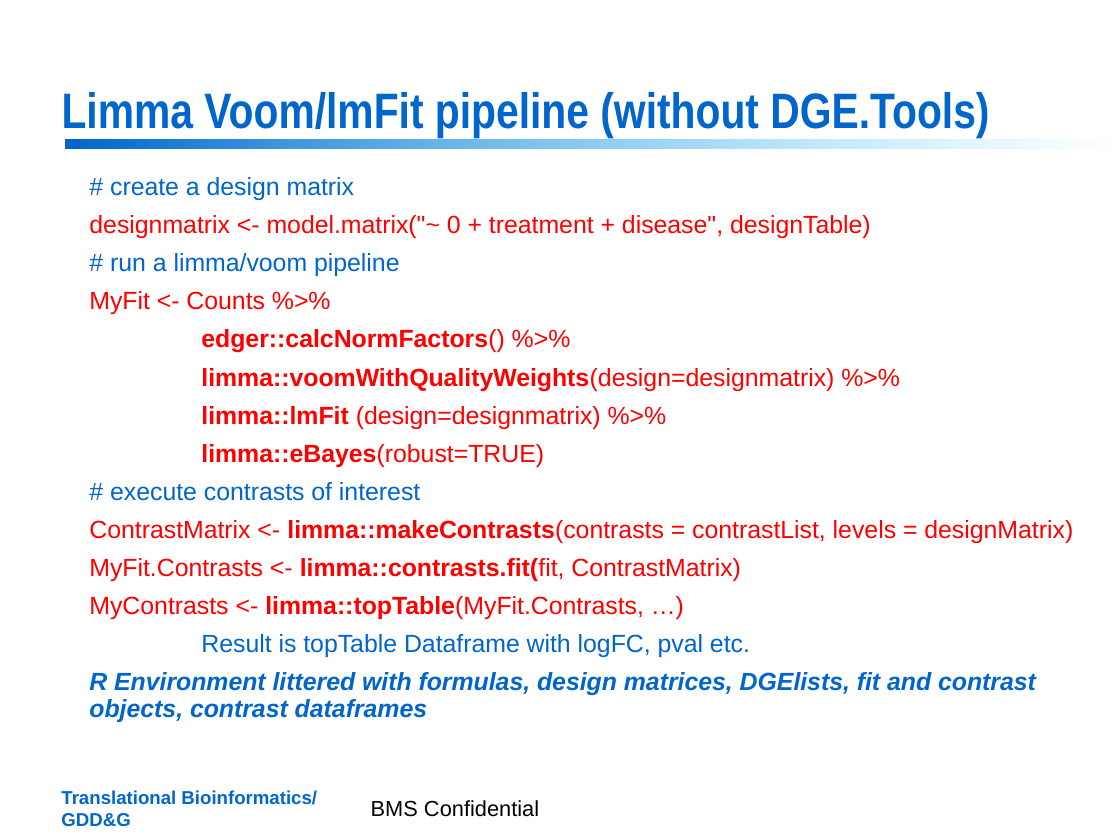
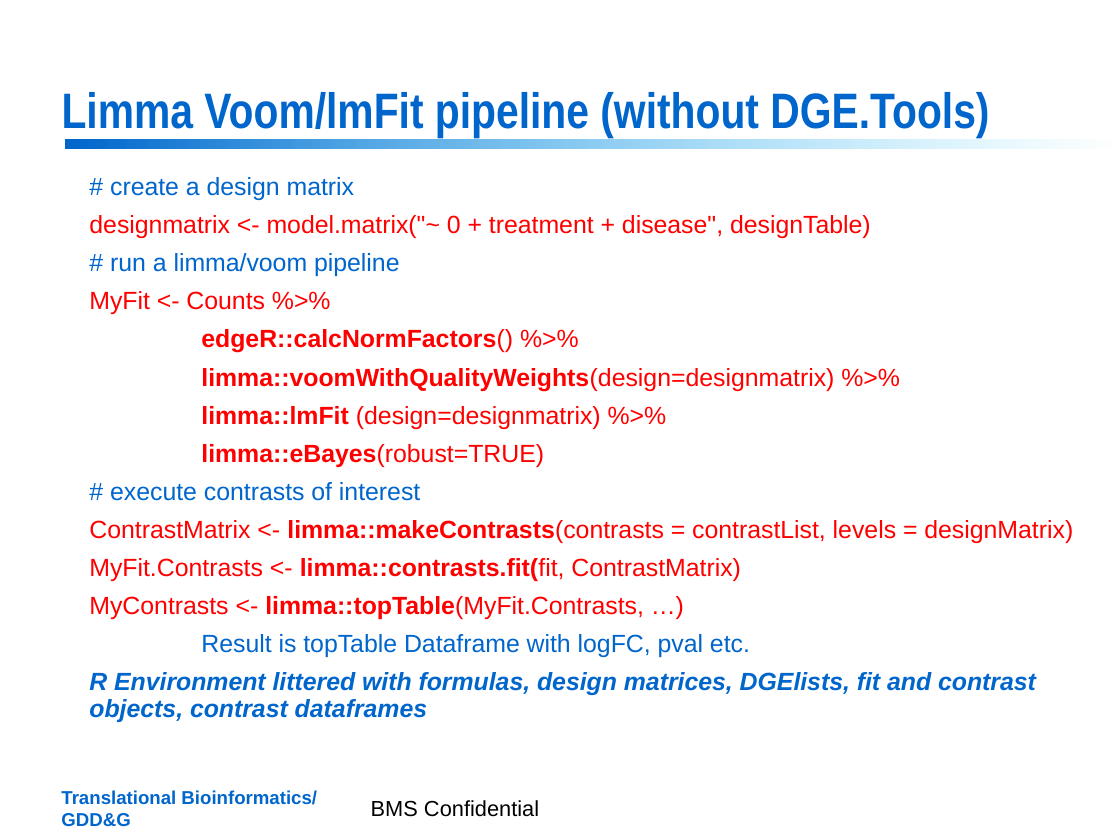
Before and after one commit to jrthompson54/DGE.Tools2, a slide deck: slide 10 of DGE_Tools_Training_Mar2019.pptx. Drawn at 1120x840 pixels with LibreOffice and Linux fonts; fonts in the diff are those of the drawing; background and template pictures are left out. Boxes give left, top, right and bottom in pixels: in the first picture for what was removed or moved away, otherwise in the second. Text is boxed around its words. In the diff, an @@ line names an element or a change of style, - is before the commit and + after.

```diff
--- a/DGE_Tools_Training_Mar2019.pptx
+++ b/DGE_Tools_Training_Mar2019.pptx
@@ text at [201, 329, 513, 353]: text changed @@
-edger::calcNormFactors() %>%
+edgeR::calcNormFactors() %>%
```
Also in this commit, not shown: 2 other files.
